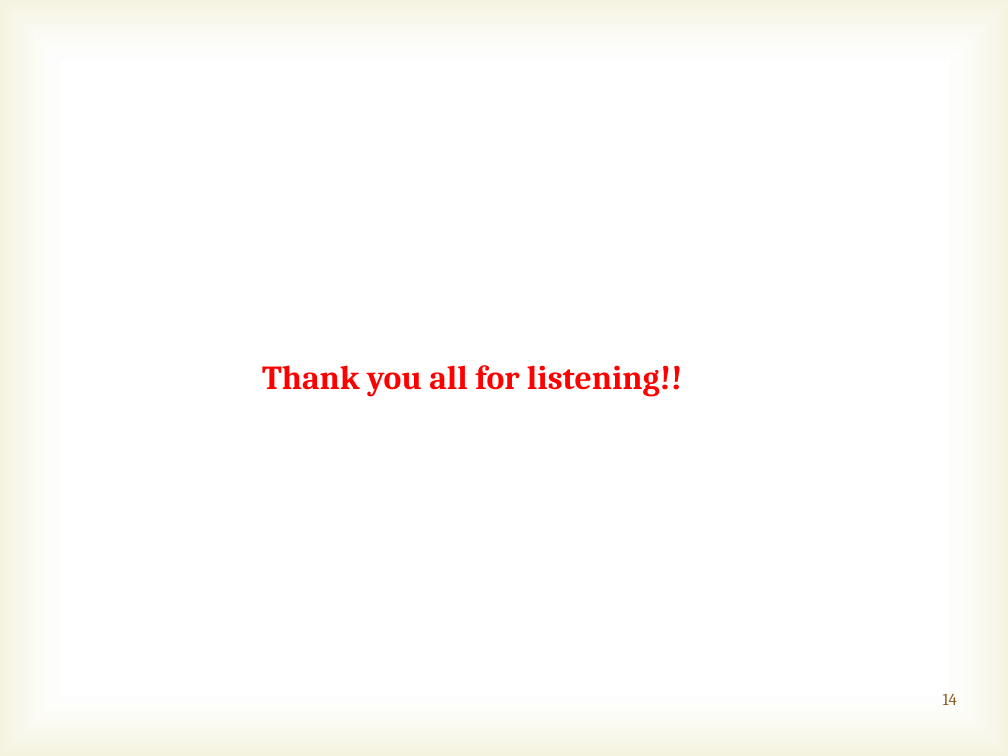
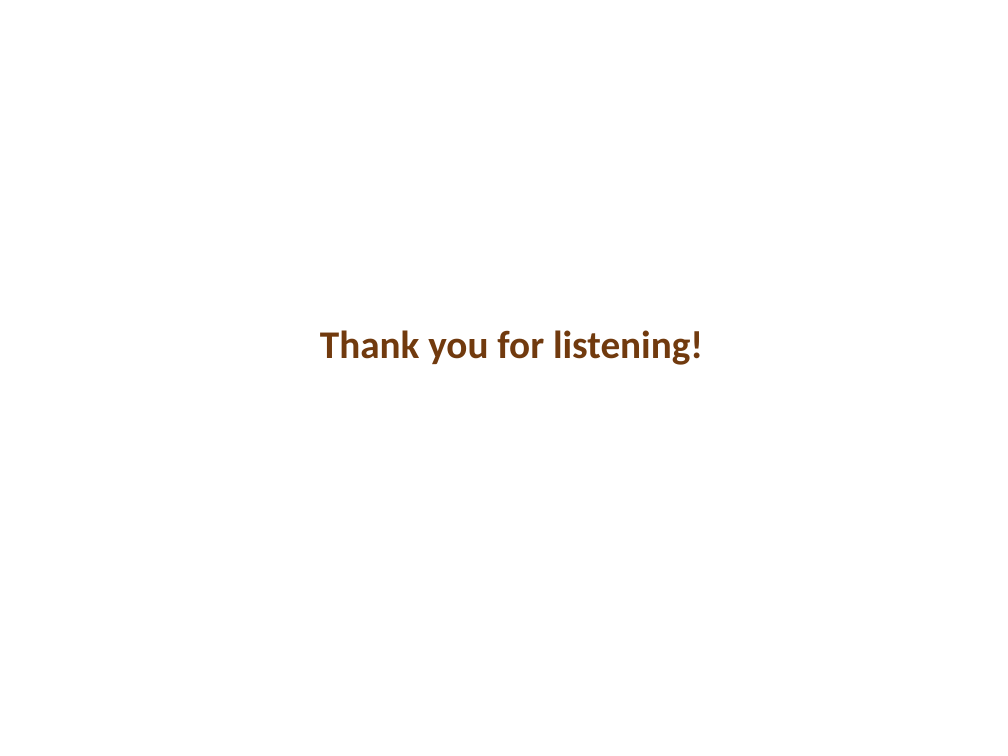
Before and after one commit to marcusvsilveira/lehman-android, a slide deck: slide 15 of Initial_presentation/Initial presentation.pptx (slide 14 before the commit). Drawn at 1008x756 pixels with LibreOffice and Linux fonts; fonts in the diff are those of the drawing; background and template pictures are left out. Boxes give left, top, right and bottom in pixels: in the first picture for what was removed or moved away, otherwise in the second. Text is boxed around its words. In the diff, an @@ line names an element or a change of style, - is before the commit and + after.

```diff
--- a/Initial_presentation/Initial presentation.pptx
+++ b/Initial_presentation/Initial presentation.pptx
@@ rectangle removed at [0, 0, 1008, 756] @@
@@ text at [320, 330, 703, 365]: text changed; size 24 to 28 pt; font Cambria to Calibri; text colour #FF0000 to #713A0F @@
-Thank you all for listening!!
+Thank you for listening!
@@ page number added at [871, 691, 980, 732], 28 pt, text #FFFFFF @@
+15
@@ page number removed at [943, 693, 957, 705] @@
-14
```
Also in this commit, not shown: 13 other slides changed, 1 slide added.
